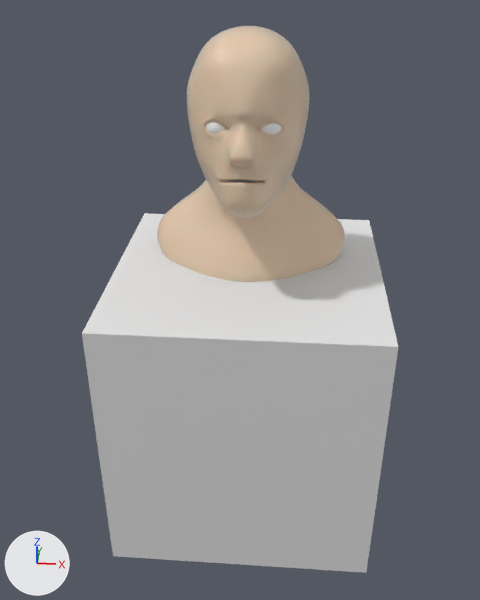
The Blender file Assets/Mikey's Head.blend: old version first, new version second.
One viewpoint serves both versions: a 50 mm camera at (1.8, -27.3, 8.0) aimed at (-0.3, 0.6, -8.1). Lighting does not change. The marker at lower left points along +X, +Y and +Z.

The first picture shows 'Head', 'Plinth', 'Sphere'.
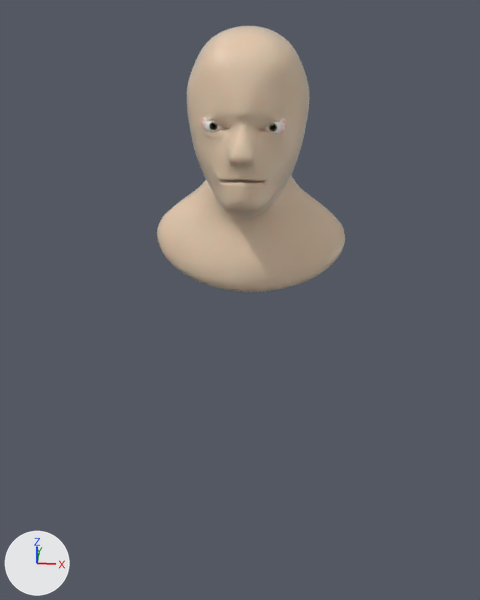
Where the change shows, as pixel boxes (x1, y1, x2, y2) in the pictures (480 x 600 px):
'Plinth', hidden
    before: (82, 213, 398, 573)
'Sphere', moved, modifiers changed
    before: (206, 122, 282, 134)
    after: (202, 117, 286, 133)

What the commit changed:
Object 'Plinth' (ob_plinth) is now hidden.
Object 'Sphere' (ob_sphere) moves from (0.97, -1.71, 1.08) to (1.12, -1.71, 1.15).
Object 'Sphere' (ob_sphere) gains a SUBSURF modifier named 'Subsurf'.
Modifier setting: levels = 3.
